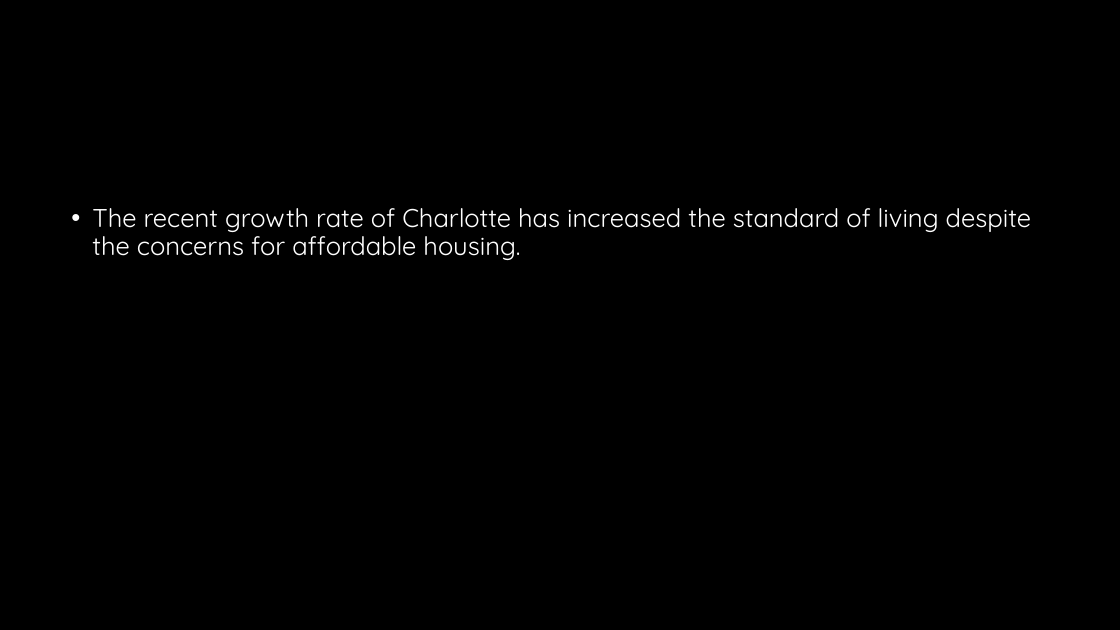
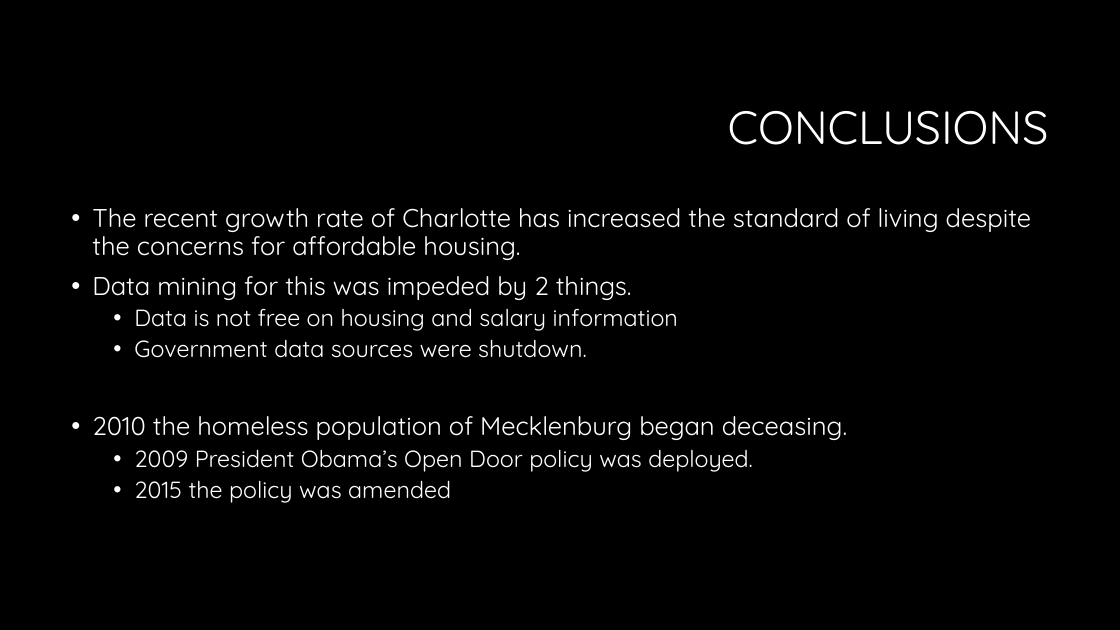
Before and after one commit to JANSSOC/Group6_Project, a slide deck: slide 10 of Group Project one .pptx (slide 2 before the commit). Drawn at 1120x630 pixels with LibreOffice and Linux fonts; fonts in the diff are those of the drawing; background and template pictures are left out. Boxes give left, top, right and bottom in pixels: in the first picture for what was removed or moved away, otherwise in the second. Text is boxed around its words. In the diff, an @@ line names an element or a change of style, - is before the commit and + after.

Commit message:
NEW ppt

```diff
--- a/Group Project one .pptx
+++ b/Group Project one .pptx
@@ title added at bbox=[728, 111, 1049, 145], 40 pt, text #FFFFFF @@
+CONCLUSIONS
@@ text at bbox=[92, 276, 847, 503]: paragraphs added @@
+• Data mining for this was impeded by 2 things.
+  • Data is not free on housing and salary information
+  • Government data sources were shutdown.
+• 2010 the homeless population of Mecklenburg began deceasing.
+  • 2009 President Obama’s Open Door policy was deployed.
+  • 2015 the policy was amended
```
Also in this commit, not shown: 4 other slides changed, 1 slide added.
